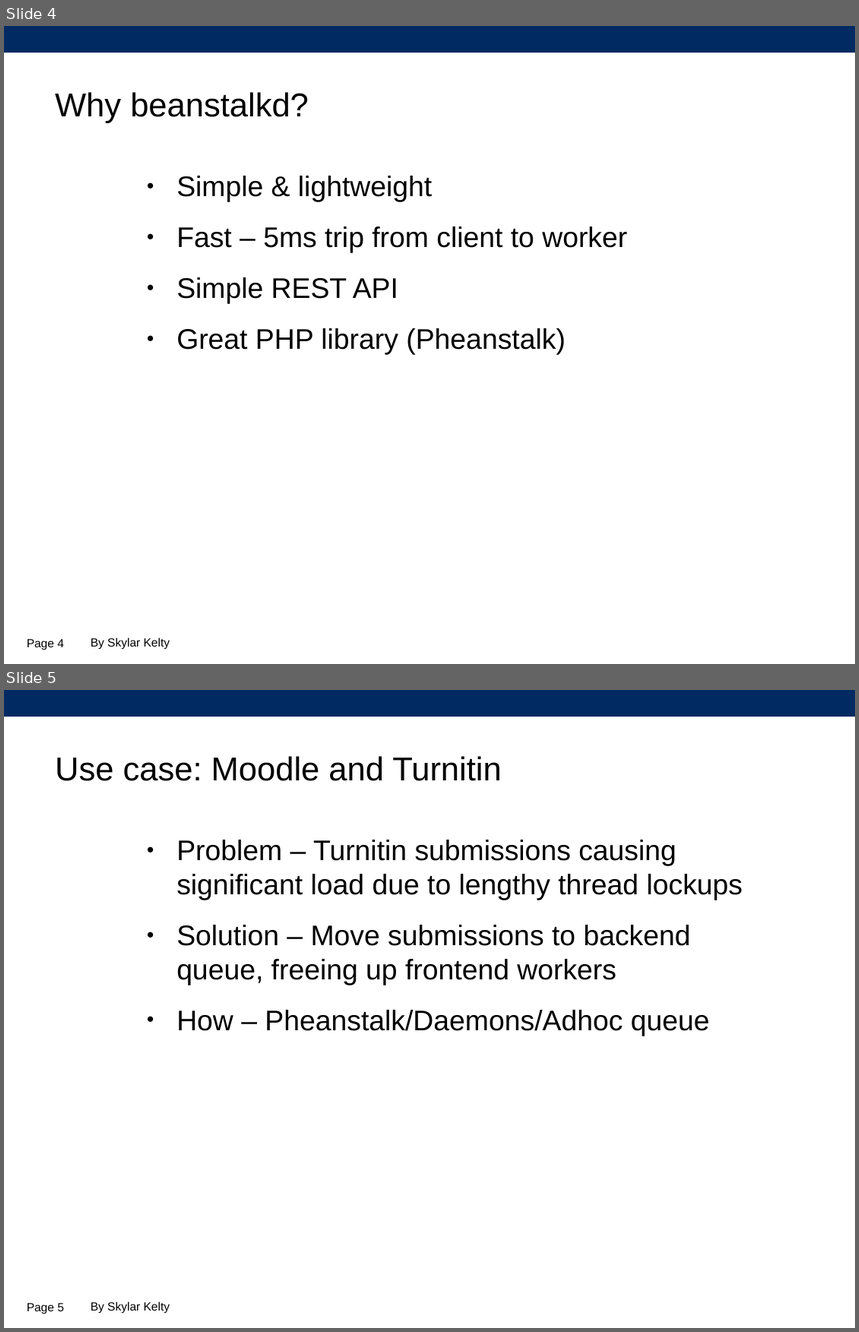
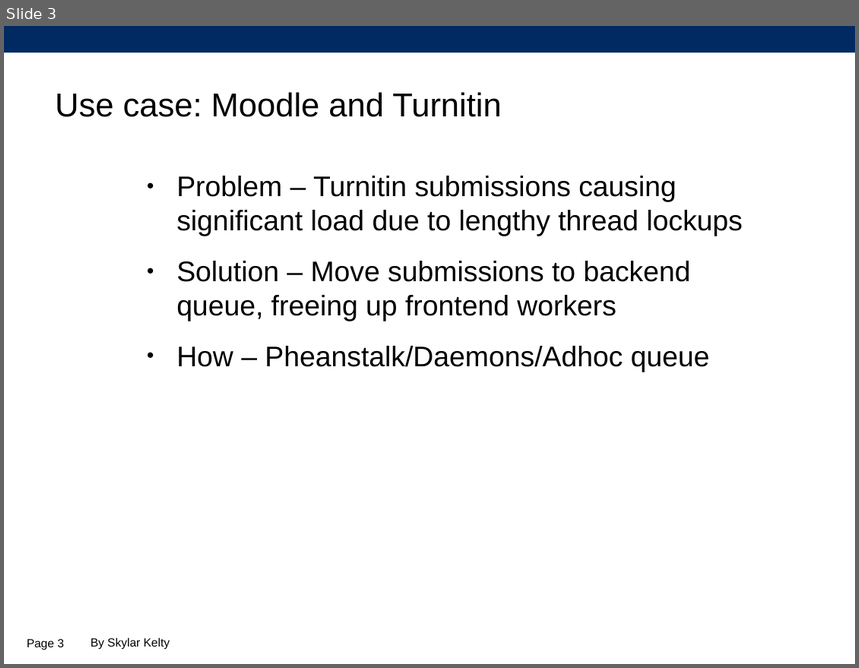
Before and after one commit to SkylarKelty/pheanstalkd-demo, a slide deck: presentation/beanstalkd.odp. Shown one above the other, each under a label of ours: slides 4 and 5 before the commit, slide 3 after it. The pictures are 859x1332 and 859x668 pixels, drawn with LibreOffice and Linux fonts; fonts in the diff are those of the drawing; background and template pictures are left out. Boxes give left, top, right and bottom in pixels: in the first picture for what was removed or moved away, otherwise in the second. Text is boxed around its words. In the diff, an @@ line names an element or a change of style, - is before the commit and + after.

```diff
--- a/presentation/beanstalkd.odp
+++ b/presentation/beanstalkd.odp
@@ slide 4 removed at <box>4,26,855,664</box>, background #FFFFFF; not listed: 1 template element that a slide beside it also shows @@
@@ title removed at <box>55,92,309,123</box> @@
-Why beanstalkd?
@@ text removed at <box>177,176,627,354</box> @@
-● Simple & lightweight
-● Fast – 5ms trip from client to worker
-● Simple REST API
-● Great PHP library (Pheanstalk)
@@ page number removed at <box>27,639,64,650</box> @@
-Page 4
@@ text removed at <box>91,638,170,650</box> @@
-By Skylar Kelty
@@ what was slide 5 is now slide 3 @@
@@ page number at <box>27,639,64,650</box>: text changed @@
-Page 5
+Page 3
```
Also in this commit, not shown: 1 slide added, 2 other slides removed.
